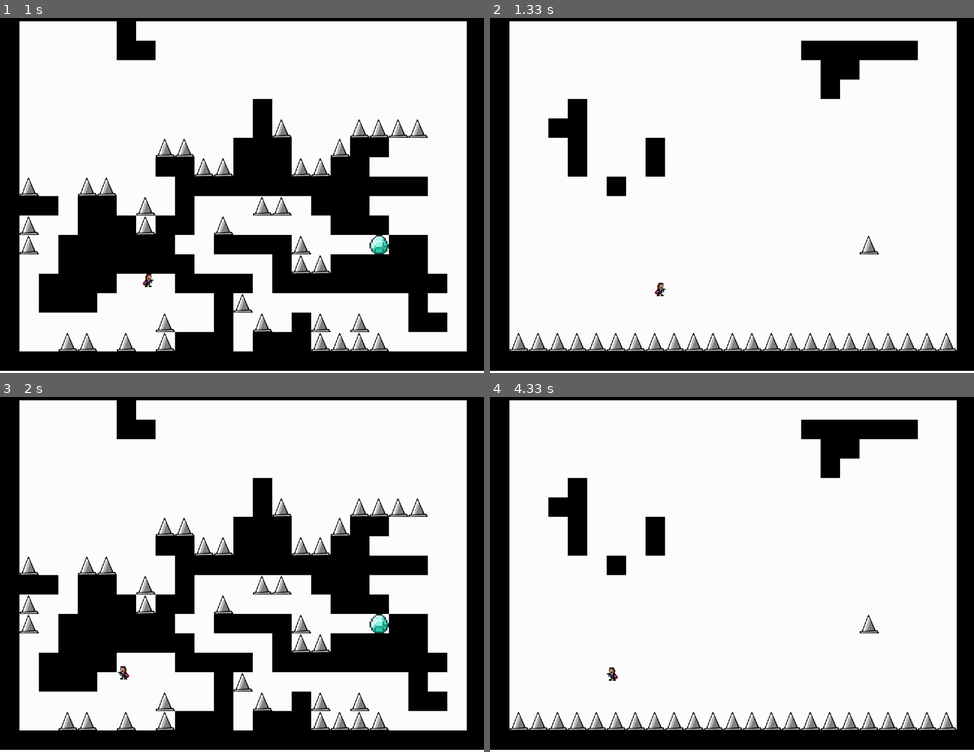
Above: before the commit, frames 1-4 (two rows, left to right).
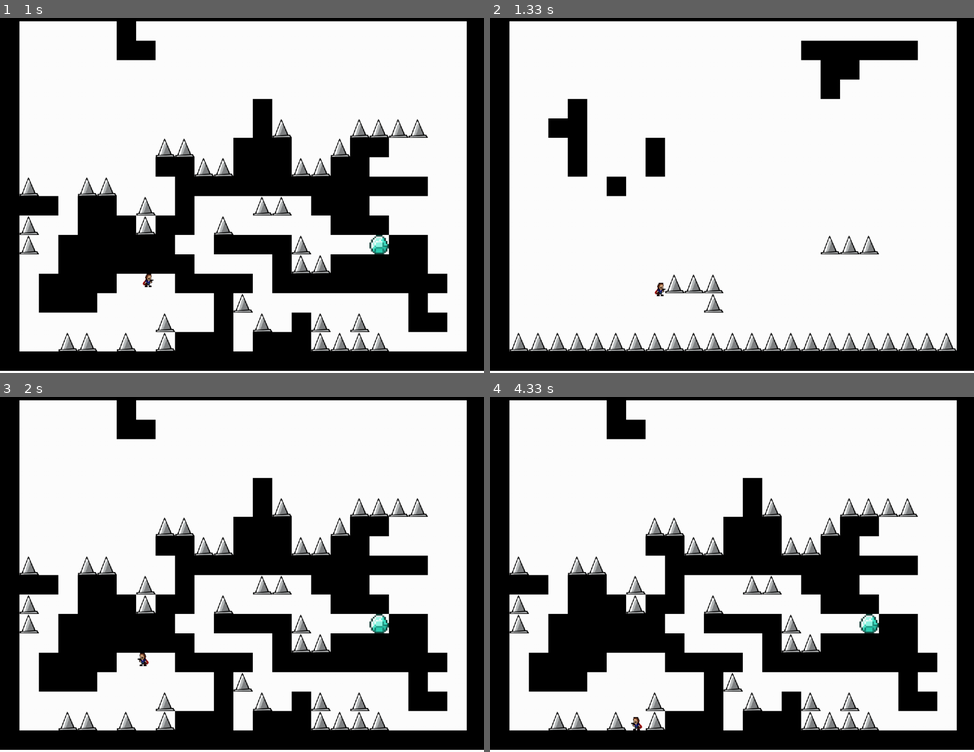
Above: after the commit, the same moments.

Repository: rhit-catapult/pygameproject-dimensionhopper
Game: pygame game, started from project.py
Two runs of this game, one before a commit and one after it. Both use one fixed random seed, a clock stepped at 60 frames per second and the inputs below.
Inputs:
- Up to frame 1 (1 s): hold D 0.33-0.8 s; hold W from 0.83 s (still down); tap . at 0.98 s
- Up to frame 2 (1.33 s): release W at 1.13 s; hold D from 1.17 s (still down); tap / at 1.32 s
- Up to frame 3 (2 s): release D at 1.63 s; hold A from 1.67 s (still down); tap , at 1.82 s
- Up to frame 4 (4.33 s): release A at 2.2 s; hold A 2.23-2.63 s; tap . at 2.38, 3.62 s; hold Q 2.67-3.03 s; hold W 2.67-3.03 s; tap / at 2.82, 4.28 s; hold W 3.07-3.43 s; tap , at 3.22 s; hold D 3.47-4.1 s; hold A from 4.13 s (still down)

Frame 1 is identical in both runs. In frame 2, 0.6% of the frame differs, in the area x 36-77%, y 61-84%; in frame 3, 0.1%; in frame 4, 30%, in the area x 4-97%, y 0-94%.

Commit message:
arthur commit added map 2

Diff:
--- a/project.py
+++ b/project.py
@@ -10,6 +10,7 @@
 BLOCK_SIZE = HEIGHT // 19  # Each block is a unit on the 25x19 grid
 PLAYER_SIZE = int(BLOCK_SIZE * 0.7)  # Player size is 0.7 of a block unit
 MOVE_SPEED = 4  # Horizontal move speed
+dev_mode = False
 
 # Colors
 WHITE = (255, 255, 255)
@@ -260,6 +261,12 @@
 
     spikes = [(col, 'r') for col in range(2, 25)]
     spikes.append((20, 'm'))  # Add spike at the diamond's location in map 2
+    spikes.append((19, 'm'))
+    spikes.append((18, 'm'))
+    spikes.append((12, 'p'))
+    spikes.append((12, 'o'))
+    spikes.append((11, 'o'))
+    spikes.append((10, 'o'))
 
     block_sprites = pygame.sprite.Group()
     spike_sprites = pygame.sprite.Group()
@@ -320,6 +327,7 @@
     player.dash_counter = 0
 
 def main():
+    global  dev_mode
     pygame.init()
     screen = pygame.display.set_mode((WIDTH, HEIGHT))
     pygame.display.set_caption("Dimension Hopper")
@@ -342,6 +350,8 @@
                 pygame.quit()
                 sys.exit()
             if event.type == pygame.KEYDOWN:
+                if event.key == pygame.K_q:
+                    dev_mode = not dev_mode
                 if event.key == pygame.K_ESCAPE:
                     running = False
                 if not game_won:
@@ -371,7 +381,8 @@
             player.update_player(block_sprites)
 
             # Collision with spikes
-            if spike_sprites:
+            if spike_sprites and not dev_mode:
+
                 for spike in spike_sprites:
                     if player.rect.colliderect(spike.hitbox):
                         reset_to_map1()
